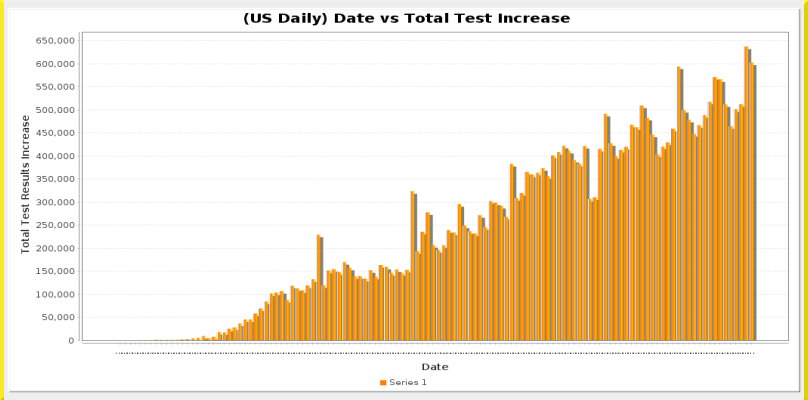
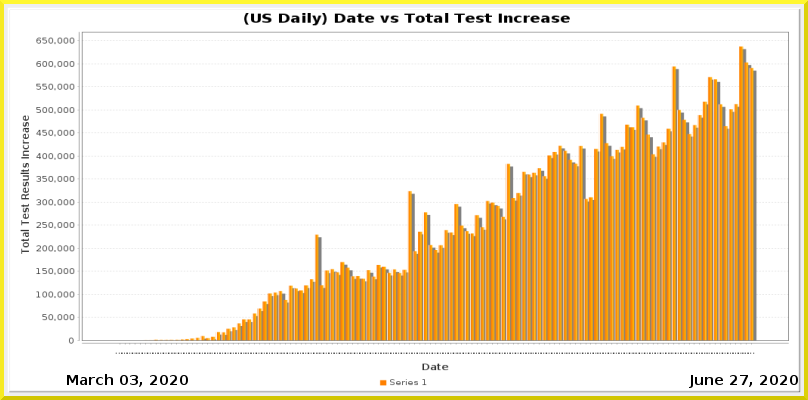
Layer changes from the first 808px x 400px image to the second:
removed layer "Pasted Layer" over [4, 0, 804, 400]
painted on "Current Date" over [740, 375, 748, 385]
painted on "Date_vs_TestIncrease.png" over [129, 46, 757, 354]
